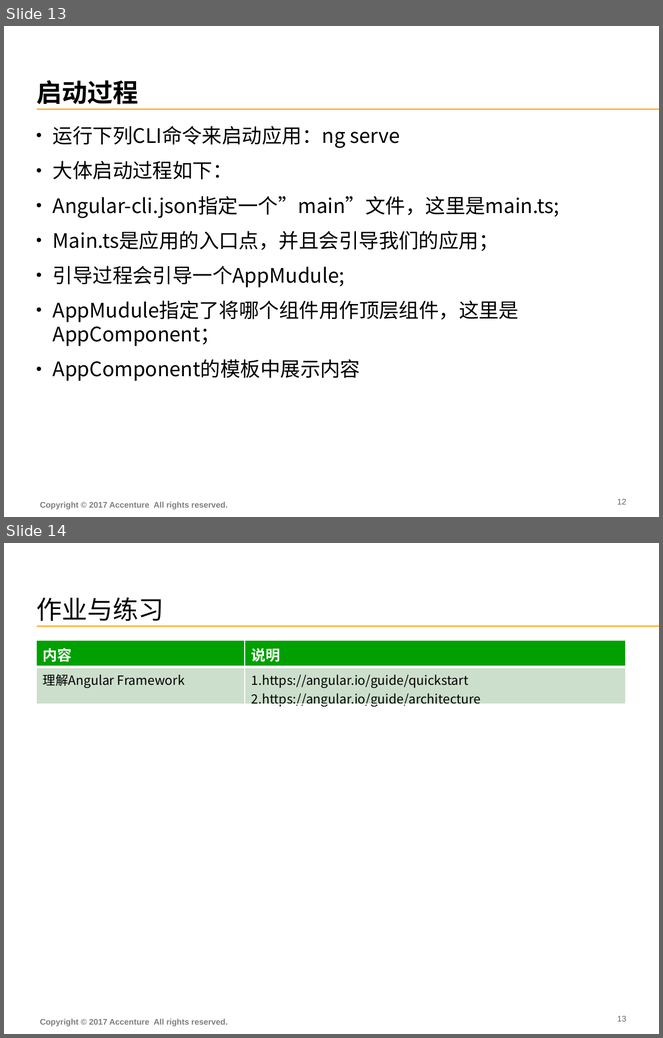
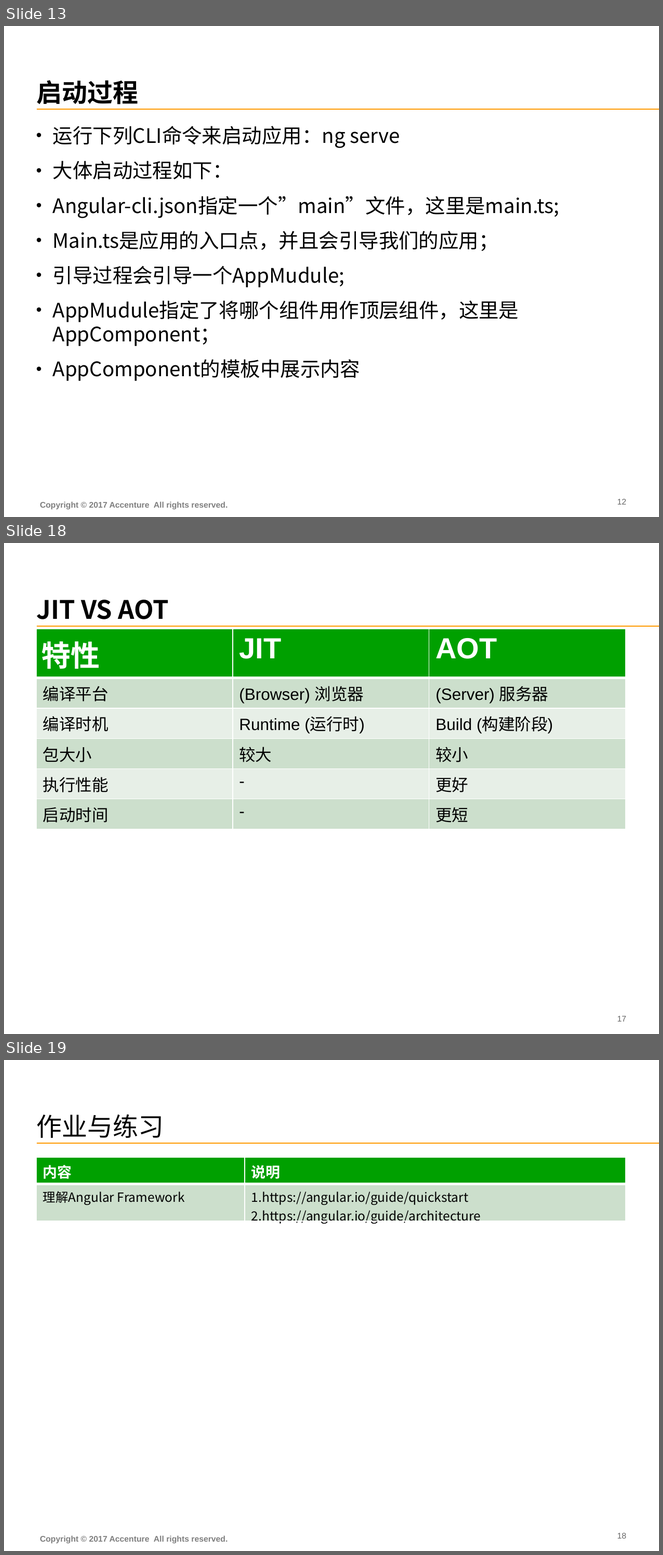
Before and after one commit to FS-Angular-Interest-Group/AngularTraining, a slide deck: PPT/03-Accenture-FS-Angular-Framework.pptx. Shown one above the other, each under a label of ours: slides 13 and 14 before the commit, slides 13, 18 and 19 after it; the slides between them are not shown. The pictures are 663x1038 and 663x1555 pixels, drawn with LibreOffice and Linux fonts; fonts in the diff are those of the drawing. Boxes give left, top, right and bottom in pixels: in the first picture for what was removed or moved away, otherwise in the second. Text is boxed around its words. In the diff, an @@ line names an element or a change of style, - is before the commit and + after.

```diff
--- a/PPT/03-Accenture-FS-Angular-Framework.pptx
+++ b/PPT/03-Accenture-FS-Angular-Framework.pptx
@@ slide 18 added at (x1=4, y1=543, x2=659, y2=1034), background #FFFFFF; not listed: 1 template element that a slide beside it also shows @@
@@ title added at (x1=36, y1=600, x2=169, y2=619), 28 pt, text #000000, bold @@
+JIT VS AOT
@@ table added at (x1=36, y1=629, x2=626, y2=825), 6 rows, 3 columns @@
+特性 | JIT | AOT
+编译平台 | (Browser) 浏览器 | (Server) 服务器
+编译时机 | Runtime (运行时) | Build (构建阶段)
+包大小 | 较大 | 较小
+执行性能 | - | 更好
+启动时间 | - | 更短
@@ page number added at (x1=618, y1=1016, x2=627, y2=1022), 9 pt, text #666666 @@
+17
@@ what was slide 14 is now slide 19 @@
@@ page number at (x1=618, y1=1533, x2=627, y2=1539): text changed @@
-13
+18
```
Also in this commit, not shown: 5 slides changed, 4 other slides added.
